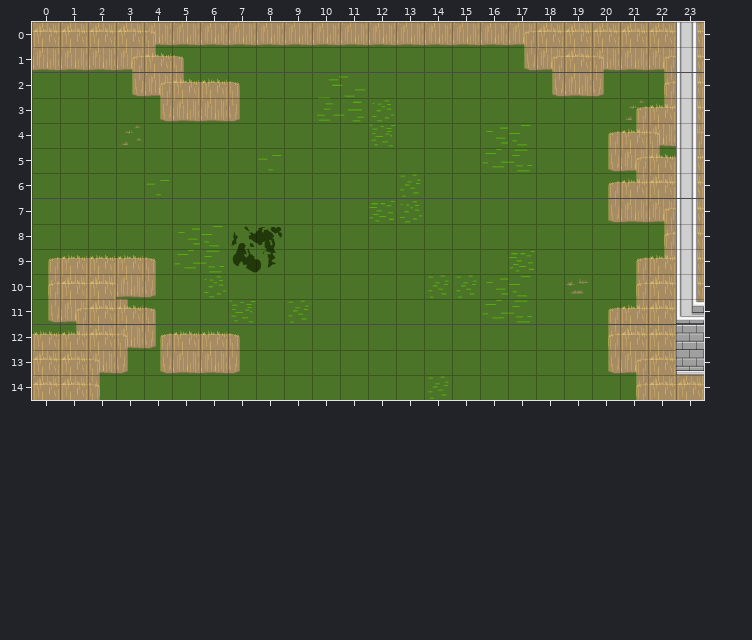
One commit to this Tiled map: www/assets/maps/DemoMap 4 - Greenland Walk.tmx. Above, as it was before the edit.
Cells are 80x72 px. Shown: x 0..23, y 0..14.
New version:
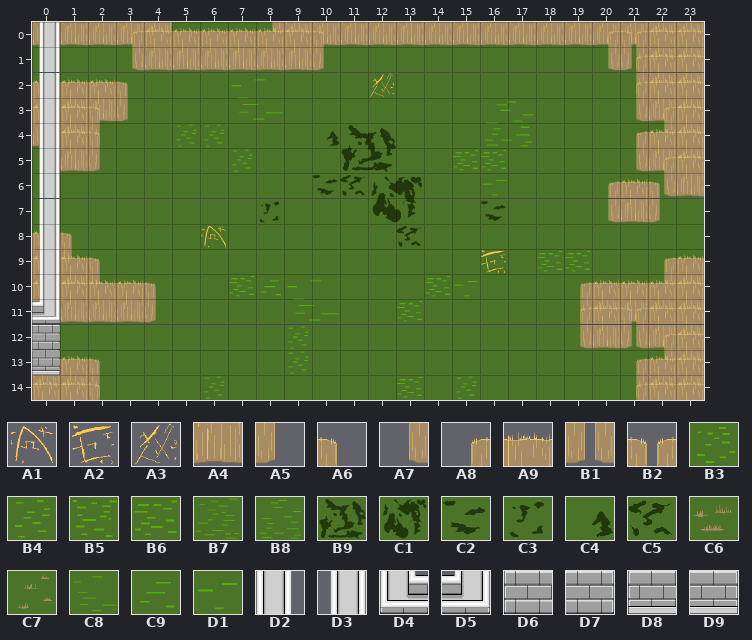
Key: from "DECO": A1 14 "Rune1", A2 15 "Rune2", A3 16 "Rune3"; from "EdgeGrass": A4 0 "EdgeHighGrassBottom", A5 1 "EdgeHighGrassLeftBottom", A6 2 "EdgeHighGrassLeftTop", A7 3 "EdgeHighGrassRightBottom", A8 4 "EdgeHighGrassRightTop", A9 5 "EdgeHighGrassTop", B1 6 "EdgeHighGrassBothBottom", B2 7 "EdgeHighGrassBothTop"; from "Grass": B3 0 "Grass1", B4 1 "Grass2", B5 2 "Grass3", B6 3 "Grass4", B7 6 "BigGrass1", B8 7 "BigGrass2", B9 9 "BigMoss1", C1 10 "BigMoss2", C2 12 "GrassMoss1", C3 13 "GrassMoss2", C4 14 "GrassMoss3", C5 15 "GrassMoss4", C6 16 "Tuft1", C7 17 "Tuft2", C8 20 "BigGrass3", C9 21 "Grass5", D1 22 "Grass6"; from "castletileset": D2 12, D3 14, D4 16, D5 18, D6 20, D7 22, D8 24, D9 26.
__ is an empty cell.
Tiles replaced or removed in this view: A4, A5, A6, A7, A8, A9, B3, B4, B5, B6, B7, B8, C1, C6, C7, D1, D2, D4, D6, D8.
Tiles of an added or newly shown layer are drawn over the layers below it.
Diff:
Changed rows in their new state; .. is an unchanged cell.
Layer "ROUND 1" (now hidden):
first column x 0:
 0 __ __ __ __ __ __ __ __ __ __ __ .. .. .. .. .. .. __ __ __ __ __ .. __
 1 __ __ __ __ __ .. .. .. .. .. .. .. .. .. .. .. .. __ __ __ __ __ __ __
 2 .. .. .. __ __ __ .. .. .. .. .. .. .. .. .. .. .. .. __ __ __ .. __ __
 3 .. .. .. .. __ __ __ __ .. .. __ .. __ .. .. .. .. .. .. .. .. __ __ __
 4 .. .. .. __ .. .. .. .. .. .. .. .. __ .. .. .. .. .. .. .. .. __ __ __
 5 .. .. .. .. .. .. .. .. __ .. .. .. .. .. .. .. __ .. .. .. __ __ __ __
 6 .. .. .. .. __ .. .. .. .. .. .. .. .. __ .. .. .. .. .. .. .. __ __ __
 7 .. .. .. .. .. .. .. .. .. .. .. .. __ __ .. .. .. .. .. .. .. .. __ __
 8 .. .. .. .. .. .. .. .. .. .. .. .. .. .. .. .. .. .. .. .. .. .. __ __
 9 .. .. .. .. .. __ .. __ .. .. .. .. .. .. .. .. .. __ .. .. .. .. __ __
10 __ .. __ __ __ .. __ .. .. .. .. .. .. .. __ __ .. .. .. __ .. __ __ __
11 __ __ __ __ .. .. .. __ .. __ .. .. .. .. .. .. __ .. .. .. .. __ .. __
12 .. __ __ __ __ .. .. .. .. .. .. .. .. .. .. .. .. .. .. .. __ __ __ __
13 __ __ __ __ __ __ __ __ .. .. .. .. .. .. .. .. .. .. .. .. __ __ __ __
14 .. .. .. .. .. .. .. .. .. .. .. .. .. .. __ .. .. .. .. .. .. .. .. ..
Layer "Copy of TILE 1 Topgrass" (now hidden):
first column x 0:
 0 __ __ __ __ __ .. .. .. .. .. .. .. .. .. .. .. .. __ __ __ __ __ .. __
 1 .. .. .. __ __ __ .. .. .. .. .. .. .. .. .. .. .. .. __ __ __ .. __ __
 2 .. .. .. .. __ __ __ __ .. .. .. .. .. .. .. .. .. .. .. .. .. .. __ __
 3 .. .. .. .. .. .. .. .. .. .. .. .. .. .. .. .. .. .. .. .. .. __ __ __
 4 .. .. .. .. .. .. .. .. .. .. .. .. .. .. .. .. .. .. .. .. __ __ __ __
 5 .. .. .. .. .. .. .. .. .. .. .. .. .. .. .. .. .. .. .. .. .. __ __ __
 6 .. .. .. .. .. .. .. .. .. .. .. .. .. .. .. .. .. .. .. .. .. __ __ __
 7 .. .. .. .. .. .. .. .. .. .. .. .. .. .. .. .. .. .. .. .. .. .. __ __
 8 .. .. .. .. .. .. .. .. .. .. .. .. .. .. .. .. .. .. .. .. .. .. __ __
 9 __ __ __ __ __ .. .. .. .. .. .. .. .. .. .. .. .. .. .. .. .. __ __ __
10 __ .. __ .. .. .. .. .. .. .. .. .. .. .. .. .. .. .. .. .. .. __ __ __
11 .. __ __ __ __ .. .. .. .. .. .. .. .. .. .. .. .. .. .. .. __ __ .. __
12 __ __ __ __ __ __ __ __ .. .. .. .. .. .. .. .. .. .. .. .. __ __ __ __
13 __ __ __ .. .. .. .. .. .. .. .. .. .. .. .. .. .. .. .. .. .. __ __ __
Layer "Tile 1 Floor" (now hidden):
first column x 23:
 0 __
 1 __
 2 __
 3 __
 4 __
 5 __
 6 __
 7 __
 8 __
 9 __
10 __
11 __
12 __
13 __
Layer "Tile 4" (now shown):
first column x 0:
 0 A4 A4 A4 A4 A4 .. .. .. A7 A4 A4 .. .. .. .. .. .. A4 A4 A4 A4 A4 .. A4
 1 .. .. .. A7 A4 A4 A4 A4 A4 A4 A5 .. .. .. .. .. .. .. .. .. A7 B1 A4 A4
 2 .. .. .. .. .. .. .. .. .. .. .. .. .. .. .. .. .. .. .. .. .. A7 A4 A4
 3 A4 A4 A4 A5 .. .. .. C8 .. .. .. .. .. .. .. .. .. .. .. .. .. A7 A4 A4
 4 A4 A4 A5 .. .. B4 B4 .. .. .. C4 .. .. .. .. .. B8 .. .. .. .. .. A7 A4
 5 A7 A4 A5 .. .. .. .. B4 .. .. .. B9 .. .. .. B6 B6 .. .. .. .. A7 A4 A4
 6 .. .. .. .. .. .. .. .. .. .. C2 C5 .. .. .. .. D1 .. .. .. .. .. A7 A4
 7 .. .. .. .. .. .. .. .. C3 .. .. .. C1 .. .. .. C2 .. .. .. .. .. A5 ..
 8 .. .. .. .. .. .. .. .. .. .. .. .. .. C5 .. .. .. .. .. .. .. .. .. ..
 9 A4 A5 .. .. .. .. .. .. .. .. .. .. .. .. .. .. .. .. B6 B6 .. .. .. ..
10 A4 .. A5 .. .. .. .. B6 C9 .. .. .. .. .. B6 D1 .. .. .. .. .. .. A7 A4
11 A4 A4 A4 A4 A5 .. .. .. .. C8 .. .. .. B6 .. .. .. .. .. A7 A4 A4 .. A4
12 .. .. .. .. .. .. .. .. .. B4 .. .. .. .. .. .. .. .. .. A7 A4 B1 A4 A4
13 .. .. .. .. .. .. .. .. .. B4 .. .. .. .. .. .. .. .. .. .. .. .. A7 A4
14 .. .. .. .. .. .. B4 .. .. .. .. .. .. B6 .. B4 .. .. .. .. .. .. .. ..
Layer "Tile 4 topgrass" (now shown):
first column x 0:
 0 .. .. .. A8 A9 A9 A9 A9 A9 A9 A6 .. .. .. .. .. .. .. .. .. A8 B2 .. A9
 1 .. .. .. .. .. .. .. .. .. .. .. .. .. .. .. .. .. .. .. .. .. A8 A9 A9
 2 A9 A9 A9 A6 .. .. .. .. .. .. .. .. .. .. .. .. .. .. .. .. .. A8 A9 A9
 3 A9 A9 A6 .. .. .. .. .. .. .. .. .. .. .. .. .. .. .. .. .. .. .. A8 A9
 4 A8 A9 A6 .. .. .. .. .. .. .. .. .. .. .. .. .. .. .. .. .. .. A8 A9 A9
 5 .. .. .. .. .. .. .. .. .. .. .. .. .. .. .. .. .. .. .. .. .. .. A8 A9
 6 .. .. .. .. .. .. .. .. .. .. .. .. .. .. .. .. .. .. .. .. .. A9 A6 ..
 8 A9 A6 .. .. .. .. .. .. .. .. .. .. .. .. .. .. .. .. .. .. .. .. .. ..
 9 A9 A9 A6 .. .. .. .. .. .. .. .. .. .. .. .. .. .. .. .. .. .. .. A8 A9
10 A9 .. A9 A9 A6 .. .. .. .. .. .. .. .. .. .. .. .. .. .. A8 A9 A9 A9 A9
11 .. .. .. .. .. .. .. .. .. .. .. .. .. .. .. .. .. .. .. A8 A9 B2 .. A9
12 .. .. .. .. .. .. .. .. .. .. .. .. .. .. .. .. .. .. .. .. .. .. A8 A9
13 .. A9 A6 .. .. .. .. .. .. .. .. .. .. .. .. .. .. .. .. .. .. A8 A9 A9
Layer "Copy of Tile 4 TOP" (now shown):
first column x 0:
 0 D3 .. .. .. .. .. .. .. .. .. .. .. .. .. .. .. ..
 1 D3 .. .. .. .. .. .. .. .. .. .. .. .. .. .. .. ..
 2 D3 .. .. .. .. .. .. .. .. .. .. .. A3 .. .. .. ..
 3 D3 .. .. .. .. .. .. .. .. .. .. .. .. .. .. .. ..
 4 D3 .. .. .. .. .. .. .. .. .. .. .. .. .. .. .. ..
 5 D3 .. .. .. .. .. .. .. .. .. .. .. .. .. .. .. ..
 6 D3 .. .. .. .. .. .. .. .. .. .. .. .. .. .. .. ..
 7 D3 .. .. .. .. .. .. .. .. .. .. .. .. .. .. .. ..
 8 D3 .. .. .. .. .. A1 .. .. .. .. .. .. .. .. .. ..
 9 D3 .. .. .. .. .. .. .. .. .. .. .. .. .. .. .. A2
10 D3 .. .. .. .. .. .. .. .. .. .. .. .. .. .. .. ..
11 D5 .. .. .. .. .. .. .. .. .. .. .. .. .. .. .. ..
12 D7 .. .. .. .. .. .. .. .. .. .. .. .. .. .. .. ..
13 D9 .. .. .. .. .. .. .. .. .. .. .. .. .. .. .. ..
